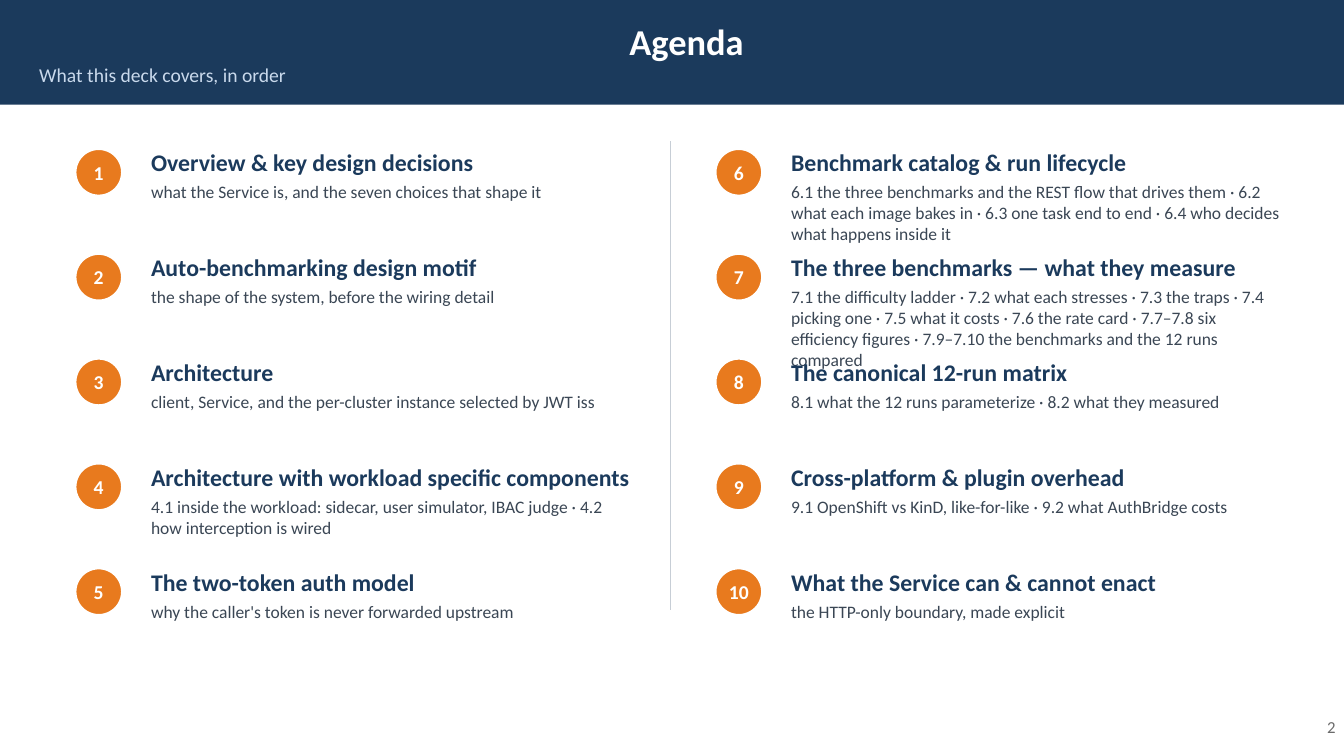
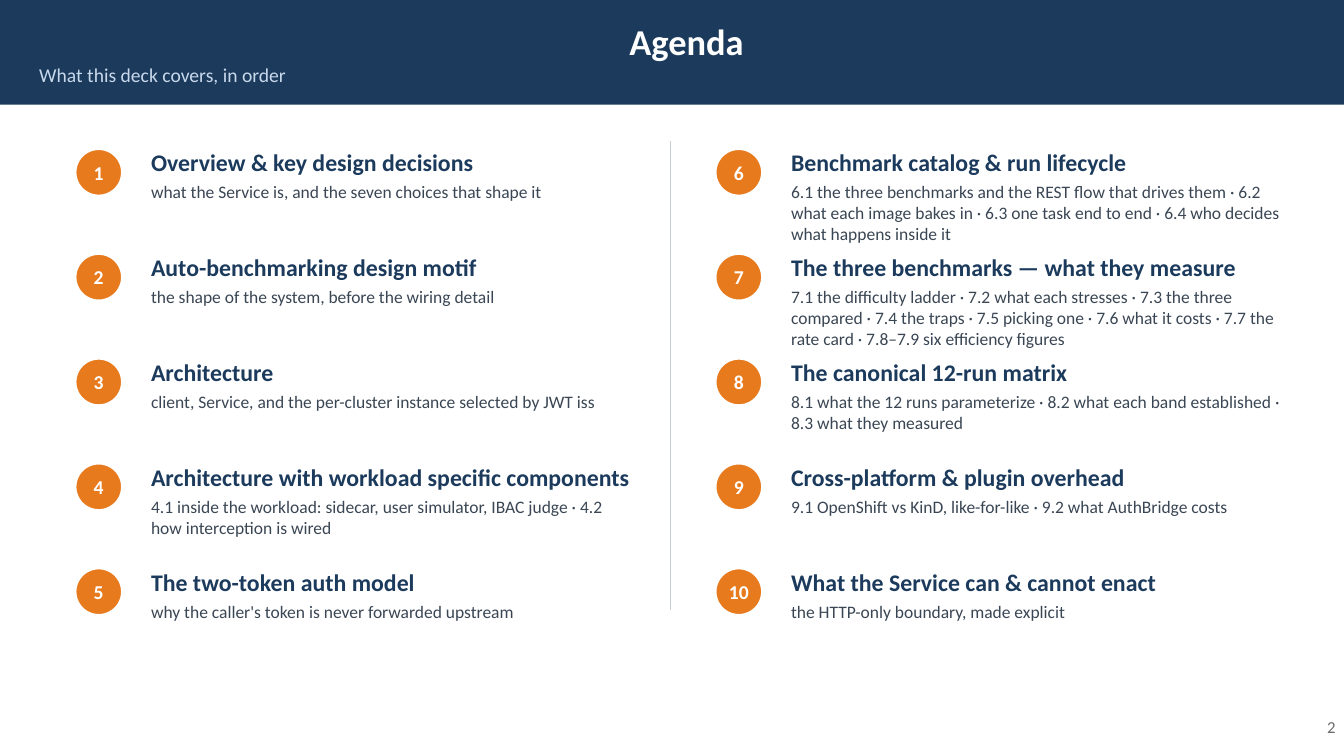
Before and after one commit to rossoctl/autobench, a slide deck: slide 2 of docs/AutoBench.pptx. Drawn at 1344x756 pixels with LibreOffice and Linux fonts; fonts in the diff are those of the drawing. Boxes give left, top, right and bottom in pixels: in the first picture for what was removed or moved away, otherwise in the second. Text is boxed around its words. In the diff, an @@ line names an element or a change of style, - is before the commit and + after.

```diff
--- a/docs/AutoBench.pptx
+++ b/docs/AutoBench.pptx
@@ text at <box>791,291,1274,348</box>: text changed @@
-7.1 the difficulty ladder · 7.2 what each stresses · 7.3 the traps · 7.4 picking one · 7.5 what it costs · 7.6 the rate card · 7.7–7.8 six efficiency figures · 7.9–7.10 the benchmarks and the 12 runs compared
+7.1 the difficulty ladder · 7.2 what each stresses · 7.3 the three compared · 7.4 the traps · 7.5 picking one · 7.6 what it costs · 7.7 the rate card · 7.8–7.9 six efficiency figures
@@ text at <box>791,396,1271,432</box>: text changed @@
-8.1 what the 12 runs parameterize · 8.2 what they measured
+8.1 what the 12 runs parameterize · 8.2 what each band established · 8.3 what they measured
```
Also in this commit, not shown: 13 other slides changed, 7 other files.
